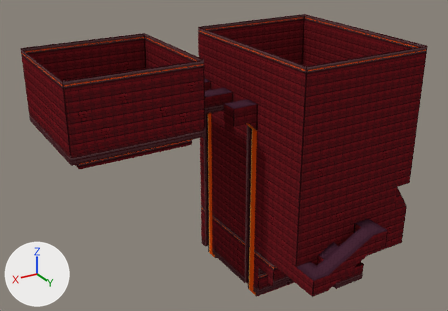
The Blender file files/blend/forge-1.blend: old version first, new version second.
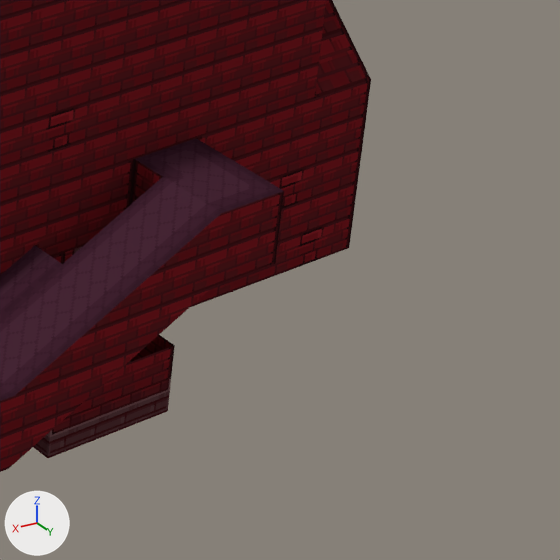
Each version appears first whole from a camera (50 mm lens) standing at (43.7, 61.5, 45.2) and looking at (10.6, 6.4, 17.6), and next in a close-up on the part from 73% to 100% of the width and 61% to 100% of the height. The lights are fixed; the arrows at lower left show +X, +Y and +Z. The first two pictures are the older version.

Objects in the first close-up: 'Trimesh'.
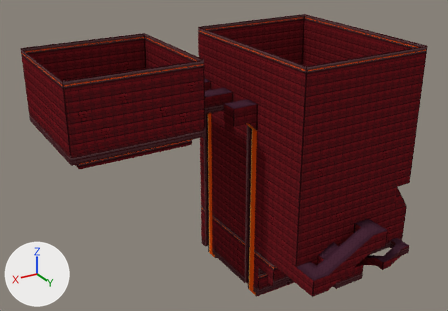
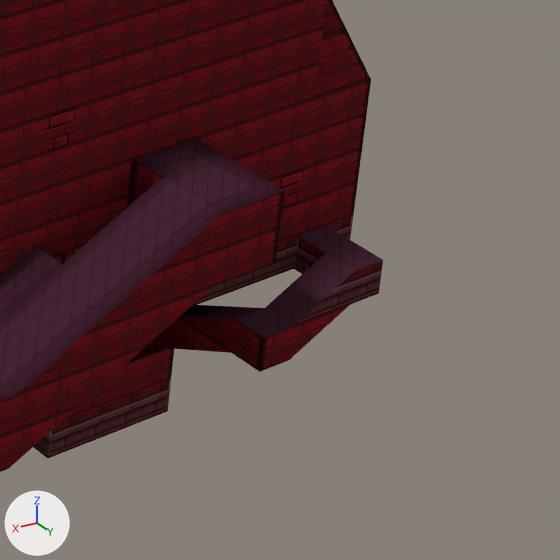
Boxes [x1, y1, x2, y2] around the edits, measured in the close-ups (560 x 560 px):
'Trimesh', reshaped
    before: [0, 0, 371, 472]
    after: [0, 0, 383, 472]
part 1 of me_mesh, added
    after: [236, 308, 293, 338]
part 2 of me_mesh, added (red)
    after: [260, 327, 293, 372]
part 3 of me_mesh, added (brown)
    after: [327, 243, 383, 270]
part 4 of me_mesh, added
    after: [289, 332, 320, 360]
part 5 of me_mesh, added
    after: [320, 305, 349, 332]
part 6 of me_mesh, added (brown)
    after: [351, 260, 383, 304]
part 7 of me_mesh, added
    after: [298, 225, 354, 253]
part 8 of me_mesh, added
    after: [159, 215, 355, 372]
part 9 of me_mesh, surface changed
    both: [191, 291, 209, 307]

What changed in the scene script:
```text
Change me_mesh:
    used by ob_trimesh; location = (0.0, 0.0, 0.0)
    remove me_mesh.from_pydata(...)  # 16680 vertices, 4187 faces; spans x -8.0..29.0, y -4.0..20.0, z -1.0..30.0
    add me_mesh.from_pydata(...)  # 16938 vertices, 4263 faces; spans x -8.0..29.0, y -4.0..20.0, z -1.0..30.0
    me_mesh part 1: the loose piece of 4 vertices spanning x -4.0..-3.0, y 16.0..17.0, z 6.0 is copied, and the copy is moved by (0.0, 2.0, 0.0); it spans x -4.0..-3.0, y 18.0..19.0, z 6.0
    me_mesh part 2: the loose piece of 4 vertices spanning x -4.0..-3.0, y 17.0, z 6.0..7.0 is copied, and the copy is moved by (0.0, 2.0, -1.0); it spans x -4.0..-3.0, y 19.0, z 5.0..6.0
    me_mesh part 3: the loose piece of 4 vertices spanning x -7.0..-6.0, y 16.0..17.0, z 6.0 is copied, and the copy is moved by (0.0, 2.0, 1.0); it spans x -7.0..-6.0, y 18.0..19.0, z 7.0
    me_mesh part 4: the loose piece of 3 vertices spanning x 0.0..1.0, y 20.0, z 8.5..9.0 is copied, and the copy is moved by (-5.0, -1.0, -3.5); it spans x -5.0..-4.0, y 19.0, z 5.0..5.5
    me_mesh part 5: the loose piece of 3 vertices spanning x 0.0..1.0, y 20.0, z 8.5..9.0 is copied, and the copy is moved by (-6.0, -1.0, -3.0); it spans x -6.0..-5.0, y 19.0, z 5.5..6.0
    me_mesh part 6: the loose piece of 4 vertices spanning x -7.0..-6.0, y 17.0, z 6.0..7.0 is copied, and the copy is moved by (0.0, 2.0, 0.0); it spans x -7.0..-6.0, y 19.0, z 6.0..7.0
    me_mesh part 7: the loose piece of 4 vertices spanning x -7.0..-6.0, y 16.0..17.0, z 6.0 is copied, and the copy is moved by (0.0, 1.0, 1.0); it spans x -7.0..-6.0, y 17.0..18.0, z 7.0
    me_mesh part 8: 178 vertices added at x -7.0..-2.0, y 13.0..19.0, z 3.0..7.0
    me_mesh part 9: 9 kept faces spanning x -7.0..24.0, y 1.0..17.0, z 6.0..22.0 get new texture (UV) coordinates
    other edits to the shape of me_mesh do not show in these pictures
```
